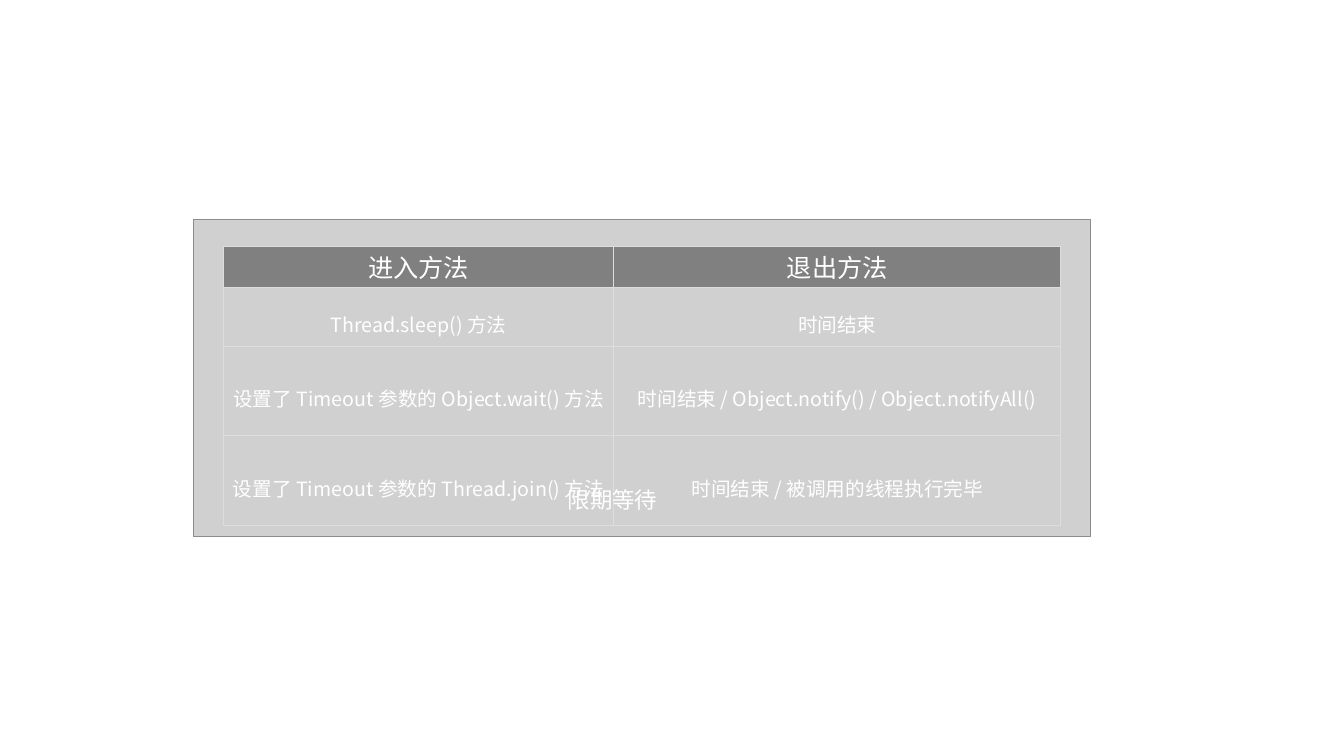
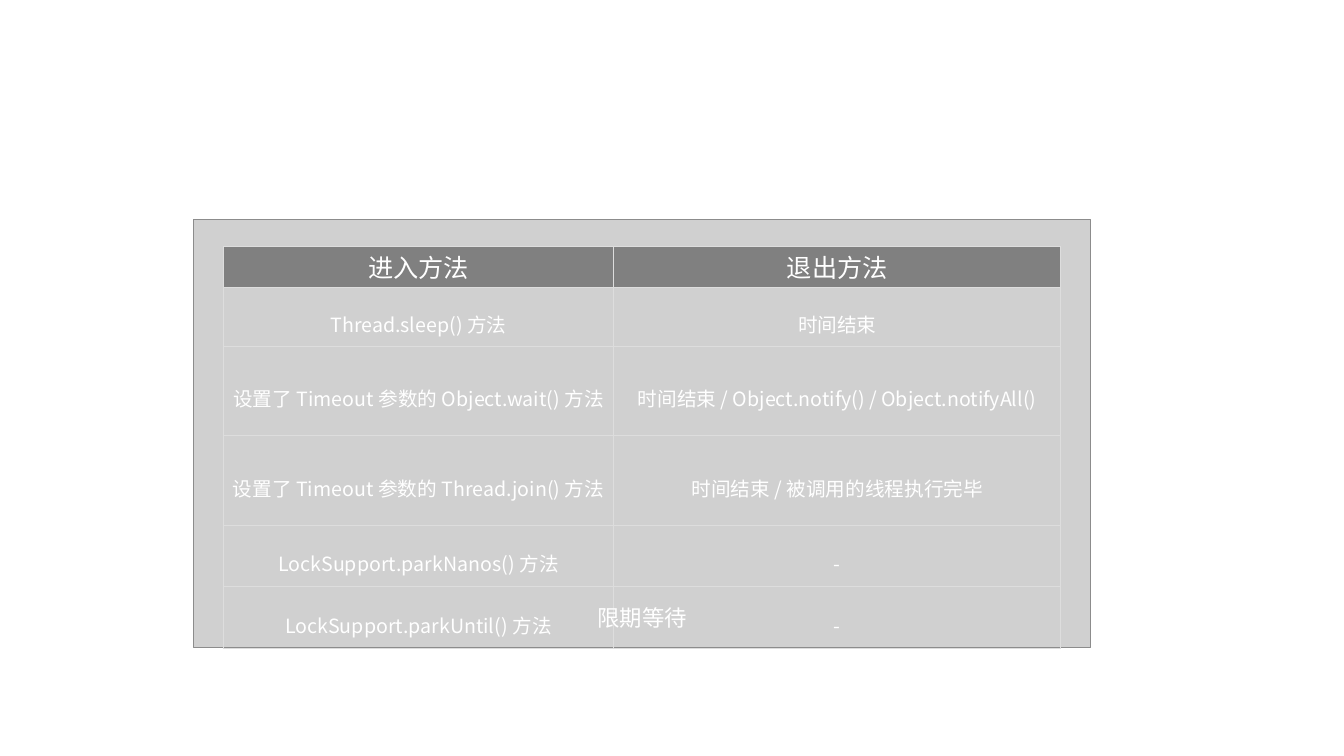
Before and after one commit to caison/java-knowledge-mind-map, a slide deck: slide 4 of Java/并发/Java多线程/配图.pptx. Drawn at 1344x756 pixels with LibreOffice and Linux fonts; fonts in the diff are those of the drawing; grey boxes stand for pictures; background and template pictures are left out. Boxes give left, top, right and bottom in pixels: in the first picture for what was removed or moved away, otherwise in the second. Text is boxed around its words. In the diff, an @@ line names an element or a change of style, - is before the commit and + after.

Commit message:
<update> 更新线程等待相关配图

```diff
--- a/Java/并发/Java多线程/配图.pptx
+++ b/Java/并发/Java多线程/配图.pptx
@@ picture: place and size @@
-picture at [194,220,1091,537]
+picture at [194,220,1091,648]
@@ table at [223,247,1062,641] @@
+row 5: LockSupport.parkNanos() 方法 | -
+row 6: LockSupport.parkUntil() 方法 | -
@@ text "限期等待" rewrapped from [568,486,657,509] to [597,608,686,627] @@
```
Also in this commit, not shown: 1 other slide changed, 2 other files.
